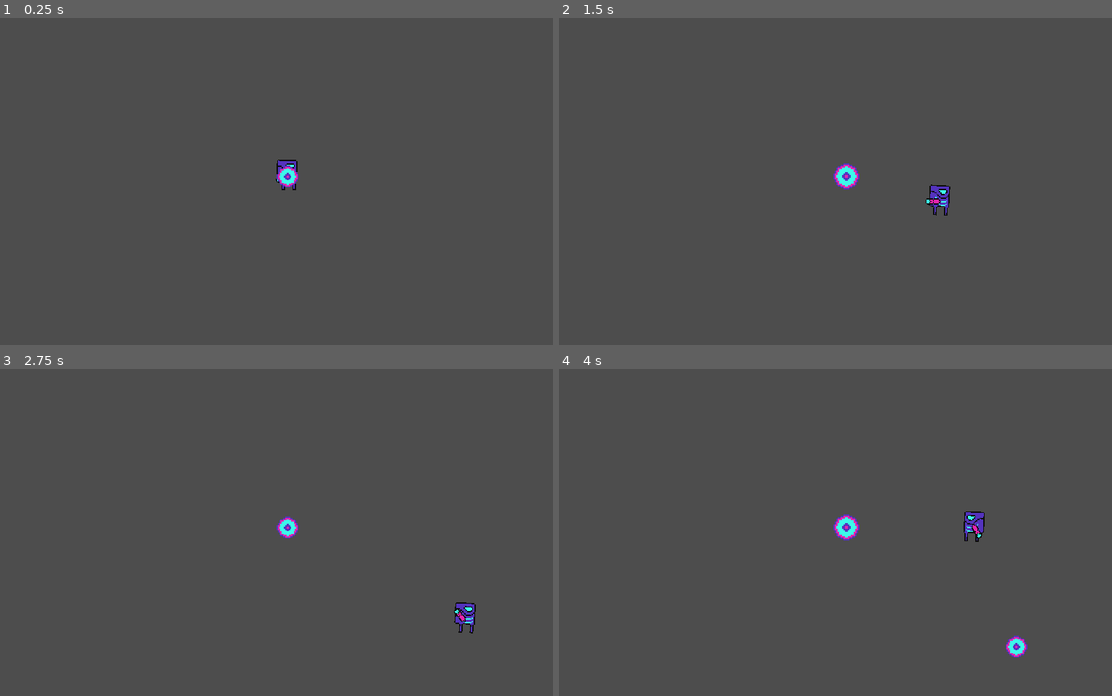
Above: before the commit, frames 1-4 (two rows, left to right).
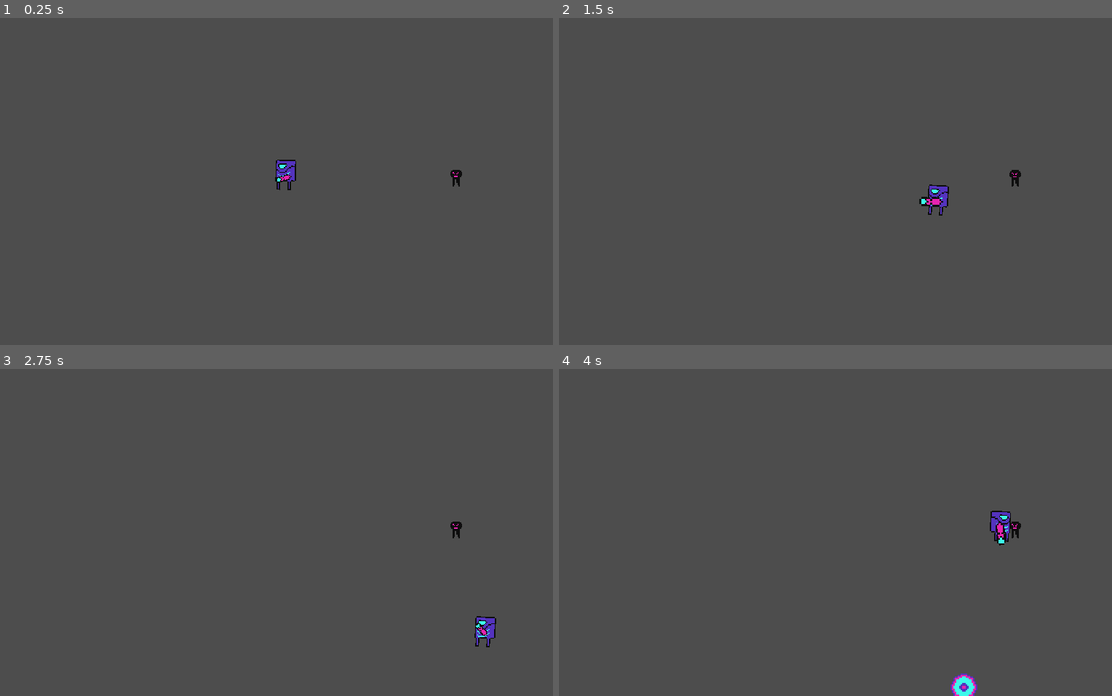
Above: after the commit, the same moments.

Repository: SamuelAlves-23/GameOffJam2023
Game: Godot game, scene res://Scenes/test_arena.tscn
Two runs of this game, one before a commit and one after it. Both use one fixed random seed, a clock stepped at 60 frames per second and the inputs below.
Inputs (mouse positions are in pixels of both pictures, inside the frame that each line leads up to):
- Up to frame 1 (0.25 s): no input
- Up to frame 2 (1.5 s): tap Enter at 0.5 s; move the mouse to (957, 165) at 0.52 s; hold D (move_right) 0.53-1.28 s; tap Mouse wheel down (decrease_bullet_size) at 0.6 s; tap Mouse wheel up (increase_bullet_size) at 0.8, 1.35 s; move the mouse to (713, 197) at 1.27 s; hold S (move_down) from 1.28 s (still down)
- Up to frame 3 (2.75 s): click (154, 548) at 1.55 s; move the mouse to (326, 460) at 2.02 s; release S (move_down) at 2.03 s; hold D (move_right) from 2.03 s (still down); click (326, 460) at 2.1 s; tap Mouse wheel down (decrease_bullet_size) at 2.3 s
- Up to frame 4 (4 s): move the mouse to (802, 597) at 2.77 s; release D (move_right) at 2.78 s; hold W (move_up) 2.78-3.53 s; tap Mouse wheel down (decrease_bullet_size) at 2.85 s; tap Mouse wheel up (increase_bullet_size) at 3.05, 3.6 s; move the mouse to (1006, 581) at 3.52 s; hold A (move_left) from 3.53 s (still down); click (1006, 581) at 3.8 s

The runs differ from the first frame. In frame 1, 0.4% of the frame differs, in the area x 49-84%, y 43-53%; in frame 2, 0.6%; in frame 3, 0.8%; in frame 4, 1.4%, in the area x 49-85%, y 43-100%.

Commit message:
Recoil and enemy (in progress)

Diff:
--- /dev/null
+++ b/Scenes/enemy.tscn
@@ -0,0 +1,84 @@
+[gd_scene load_steps=6 format=3 uid="uid://c387xp0215red"]
+
+[ext_resource type="Texture2D" uid="uid://cl3yg47pv1te8" path="res://Assets/Sprites/enemy_02.png" id="1_mm73t"]
+
+[sub_resource type="RectangleShape2D" id="RectangleShape2D_dhiff"]
+size = Vector2(8, 14)
+
+[sub_resource type="Animation" id="Animation_bckqf"]
+resource_name = "movement"
+length = 0.4
+loop_mode = 1
+tracks/0/type = "value"
+tracks/0/imported = false
+tracks/0/enabled = true
+tracks/0/path = NodePath("Sprite2D:position")
+tracks/0/interp = 1
+tracks/0/loop_wrap = true
+tracks/0/keys = {
+"times": PackedFloat32Array(0, 0.2),
+"transitions": PackedFloat32Array(1, 1),
+"update": 0,
+"values": [Vector2(0, 0), Vector2(0, -1)]
+}
+tracks/1/type = "value"
+tracks/1/imported = false
+tracks/1/enabled = true
+tracks/1/path = NodePath("CollisionShape2D:position")
+tracks/1/interp = 1
+tracks/1/loop_wrap = true
+tracks/1/keys = {
+"times": PackedFloat32Array(0, 0.2),
+"transitions": PackedFloat32Array(1, 1),
+"update": 0,
+"values": [Vector2(0, 9), Vector2(0, 8)]
+}
+
+[sub_resource type="Animation" id="Animation_m2euq"]
+length = 0.001
+tracks/0/type = "value"
+tracks/0/imported = false
+tracks/0/enabled = true
+tracks/0/path = NodePath("Sprite2D:position")
+tracks/0/interp = 1
+tracks/0/loop_wrap = true
+tracks/0/keys = {
+"times": PackedFloat32Array(0),
+"transitions": PackedFloat32Array(1),
+"update": 0,
+"values": [Vector2(0, 0)]
+}
+tracks/1/type = "value"
+tracks/1/imported = false
+tracks/1/enabled = true
+tracks/1/path = NodePath("CollisionShape2D:position")
+tracks/1/interp = 1
+tracks/1/loop_wrap = true
+tracks/1/keys = {
+"times": PackedFloat32Array(0),
+"transitions": PackedFloat32Array(1),
+"update": 0,
+"values": [Vector2(0, 9)]
+}
+
+[sub_resource type="AnimationLibrary" id="AnimationLibrary_k1gui"]
+_data = {
+"RESET": SubResource("Animation_m2euq"),
+"movement": SubResource("Animation_bckqf")
+}
+
+[node name="Enemy" type="Area2D"]
+position = Vector2(0, -16)
+
+[node name="Sprite2D" type="Sprite2D" parent="."]
+texture = ExtResource("1_mm73t")
+
+[node name="CollisionShape2D" type="CollisionShape2D" parent="."]
+position = Vector2(0, 9)
+shape = SubResource("RectangleShape2D_dhiff")
+
+[node name="AnimationPlayer" type="AnimationPlayer" parent="."]
+autoplay = "movement"
+libraries = {
+"": SubResource("AnimationLibrary_k1gui")
+}
--- a/Scenes/gun.tscn
+++ b/Scenes/gun.tscn
@@ -11,4 +11,7 @@
 [node name="Sprite2D" type="Sprite2D" parent="Marker2D"]
 texture = ExtResource("1_p8ywy")
 
+[node name="BulletPosition" type="Marker2D" parent="."]
+position = Vector2(12, -0.5)
+
 [node name="BulletContainer" type="Node" parent="."]
--- a/Scenes/test_arena.tscn
+++ b/Scenes/test_arena.tscn
@@ -1,8 +1,12 @@
-[gd_scene load_steps=2 format=3 uid="uid://c617rvdiwajlq"]
+[gd_scene load_steps=3 format=3 uid="uid://c617rvdiwajlq"]
 
 [ext_resource type="PackedScene" uid="uid://d06x40l1epb15" path="res://Scenes/player.tscn" id="1_sa2ya"]
+[ext_resource type="PackedScene" uid="uid://c387xp0215red" path="res://Scenes/enemy.tscn" id="2_l16cp"]
 
 [node name="TestArena" type="Node2D"]
 
 [node name="Player" parent="." instance=ExtResource("1_sa2ya")]
 position = Vector2(252, 127)
+
+[node name="Enemy" parent="." instance=ExtResource("2_l16cp")]
+position = Vector2(393, 124)
--- a/Scripts/bullet.gd
+++ b/Scripts/bullet.gd
@@ -1,8 +1,8 @@
 extends Area2D
 @export var direction = Vector2.ZERO
 @export var speed = 600
-@export var min_size = Vector2(0.1,0.1)
-@export var max_size = Vector2(2,2)
+@export var min_size = 0.5
+@export var max_size = 2
 @export var size_variation = Vector2(0.2,0.2)
 # Called when the node enters the scene tree for the first time.
 func _ready():
@@ -12,12 +12,8 @@
 func _process(delta):
 	translate(direction.normalized() * delta * speed)
 
-func _physics_process(delta):
-	if Input.is_action_just_pressed("increase_bullet_size"):
-		change_bullet_size(size_variation)
-	if Input.is_action_just_pressed("decrease_bullet_size"):
-		change_bullet_size(-size_variation)
 
 func change_bullet_size(variation):
 	self.scale += variation
-	self.scale.clamp(min_size, max_size)
+	self.scale.x = clamp(self.scale.x, min_size, max_size)
+	self.scale.y = clamp(self.scale.y, min_size, max_size)
--- a/Scripts/gun.gd
+++ b/Scripts/gun.gd
@@ -1,26 +1,33 @@
 extends Node2D
 
 @export var speed = 500
+@export var min_size = 0.5
+@export var max_size = 2
 
 @onready var bullet_scene = preload("res://Scenes/bullet.tscn")
 @onready var bulletContainer = $BulletContainer
+@onready var bullet_pos = $BulletPosition
+@onready var player
+@onready var bullet = bullet_scene.instantiate()
 
 func _ready():
-	var bullet = bullet_scene.instantiate()
-	bulletContainer.add_child(bullet)
-	bullet.global_position = global_position
-	pass # Replace with function body.
+	player = get_parent()
 
-
-func _process(delta):
+func _physics_process(delta):
+	player = get_parent()
 	rotate(get_angle_to(get_viewport().get_mouse_position()))
 
-	if Input.is_action_just_pressed("shoot"):
-		shoot()
 
 func shoot():
 	var bullet = bullet_scene.instantiate()
 	bulletContainer.add_child(bullet)
-	bullet.global_position = global_position
-	var current_pos = global_position
+	bullet.scale = self.scale - Vector2(0.25, 0.25)
+	bullet.global_position = bullet_pos.global_position
+	var current_pos = bullet_pos.global_position
 	bullet.direction = get_global_mouse_position() - current_pos
+
+
+func change_gun_size(variation):
+	self.scale += variation
+	self.scale.x = clamp(self.scale.x, min_size, max_size)
+	self.scale.y = clamp(self.scale.y, min_size, max_size)
--- a/Scripts/player.gd
+++ b/Scripts/player.gd
@@ -2,37 +2,52 @@
 
 
 @export var speed = 100.0
-
+@export var recoil_force = 500
 @onready var animationPlayer = $AnimationPlayer
 @onready var sprite = $Sprite2D
-
-const JUMP_VELOCITY = -400.0
+@onready var gun = $Gun
+@onready var active = true
+@export var size_variation = Vector2(0.5,0.5)
 
 func _physics_process(delta):
 	velocity = Vector2(0,0)
 	var direction = 0
+	if(active):
+		if Input.is_action_pressed("move_up"):
+			velocity.y = -speed
+			animationPlayer.play("Move")
 
-	if Input.is_action_pressed("move_up"):
-		velocity.y = -speed
-		animationPlayer.play("Move")
+		if Input.is_action_pressed("move_down"):
+			velocity.y = speed
+			animationPlayer.play("Move")
 
-	if Input.is_action_pressed("move_down"):
-		velocity.y = speed
-		animationPlayer.play("Move")
+		if Input.is_action_pressed("move_left"):
+			velocity.x = -speed
+			animationPlayer.play("Move")
 
-	if Input.is_action_pressed("move_left"):
-		velocity.x = -speed
-		direction = -1
-		animationPlayer.play("Move")
+		if Input.is_action_pressed("move_right"):
+			velocity.x = speed
+			animationPlayer.play("Move")
 
-	if Input.is_action_pressed("move_right"):
-		velocity.x = speed
-		direction = 1
-		animationPlayer.play("Move")
+		if Input.is_action_just_pressed("increase_bullet_size"):
+			gun.change_gun_size(size_variation)
+		if Input.is_action_just_pressed("decrease_bullet_size"):
+			gun.change_gun_size(-size_variation)
 
+		if Input.is_action_just_pressed("shoot"):
+			gun.shoot()
+			recoil(delta, gun.scale)
+
+	direction = get_viewport().get_mouse_position().x
 	if direction != 0:
-		sprite.flip_h = (direction == -1)
+		sprite.flip_h = (direction < self.global_position.x)
 
-#	if animationPlayer.animation_finished:
-#		animationPlayer.stop()
 	move_and_slide()
+
+func recoil(delta, scale):
+	var direction = 0
+	active = false
+	active = true
+	var current_pos = global_position
+	direction = -(get_global_mouse_position() - current_pos)
+	translate(direction.normalized() * delta * (recoil_force * scale))
Binary file added: Assets/Sprites/enemy_02.png
Not shown, added: Assets/Sprites/enemy_02.png.import
Not shown, added: Scenes/pla8A37.tmp
